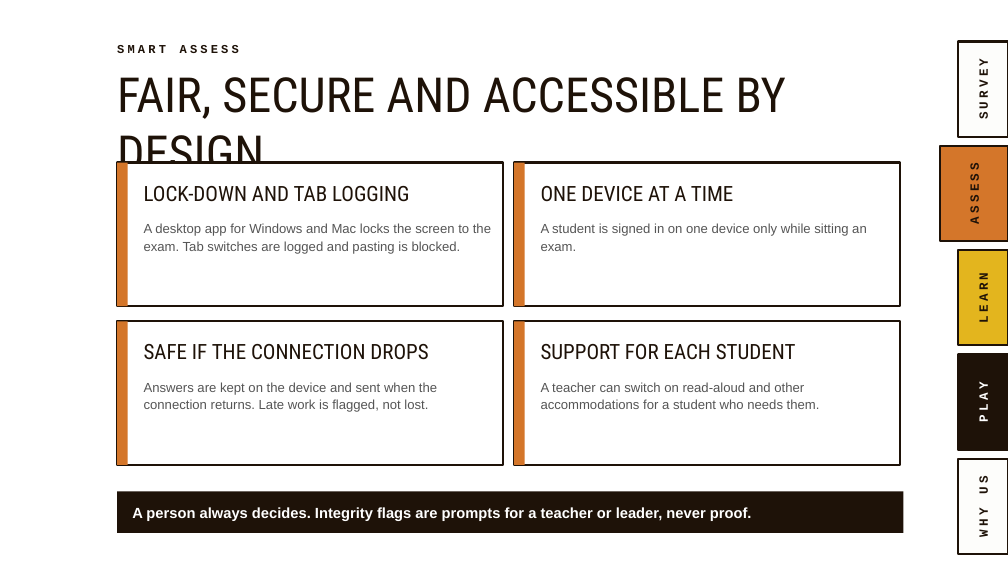
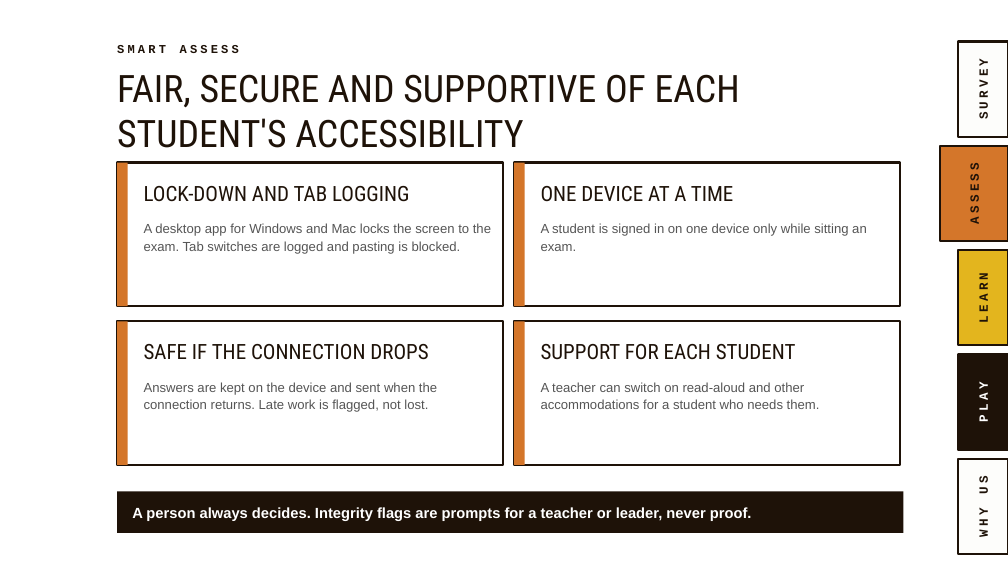
Before and after one commit to MrStevenGordon/exam-platform, a slide deck: slide 12 of marketing/presentation/Smart-Assess-Ja-Manchester-Presentation-v2.pptx. Drawn at 1008x567 pixels with LibreOffice and Linux fonts; fonts in the diff are those of the drawing; background and template pictures are left out. Boxes give left, top, right and bottom in pixels: in the first picture for what was removed or moved away, otherwise in the second. Text is boxed around its words. In the diff, an @@ line names an element or a change of style, - is before the commit and + after.

```diff
--- a/marketing/presentation/Smart-Assess-Ja-Manchester-Presentation-v2.pptx
+++ b/marketing/presentation/Smart-Assess-Ja-Manchester-Presentation-v2.pptx
@@ text at bbox=[117, 74, 740, 148]: text changed; size 46 to 36 pt @@
-FAIR, SECURE AND ACCESSIBLE BY DESIGN
+FAIR, SECURE AND SUPPORTIVE OF EACH STUDENT'S ACCESSIBILITY
```
Also in this commit, not shown: 9 other slides changed, 3 other files.
